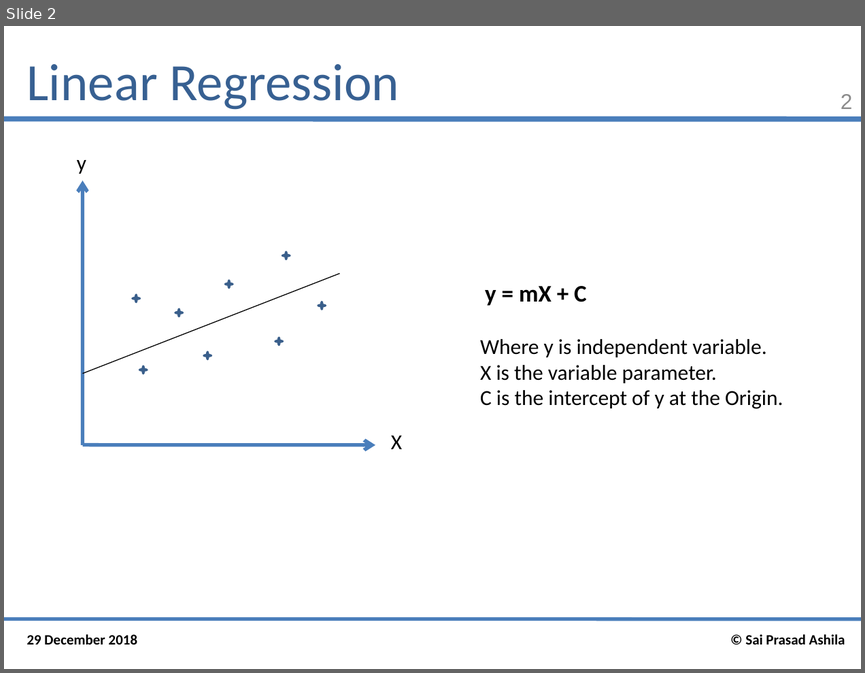
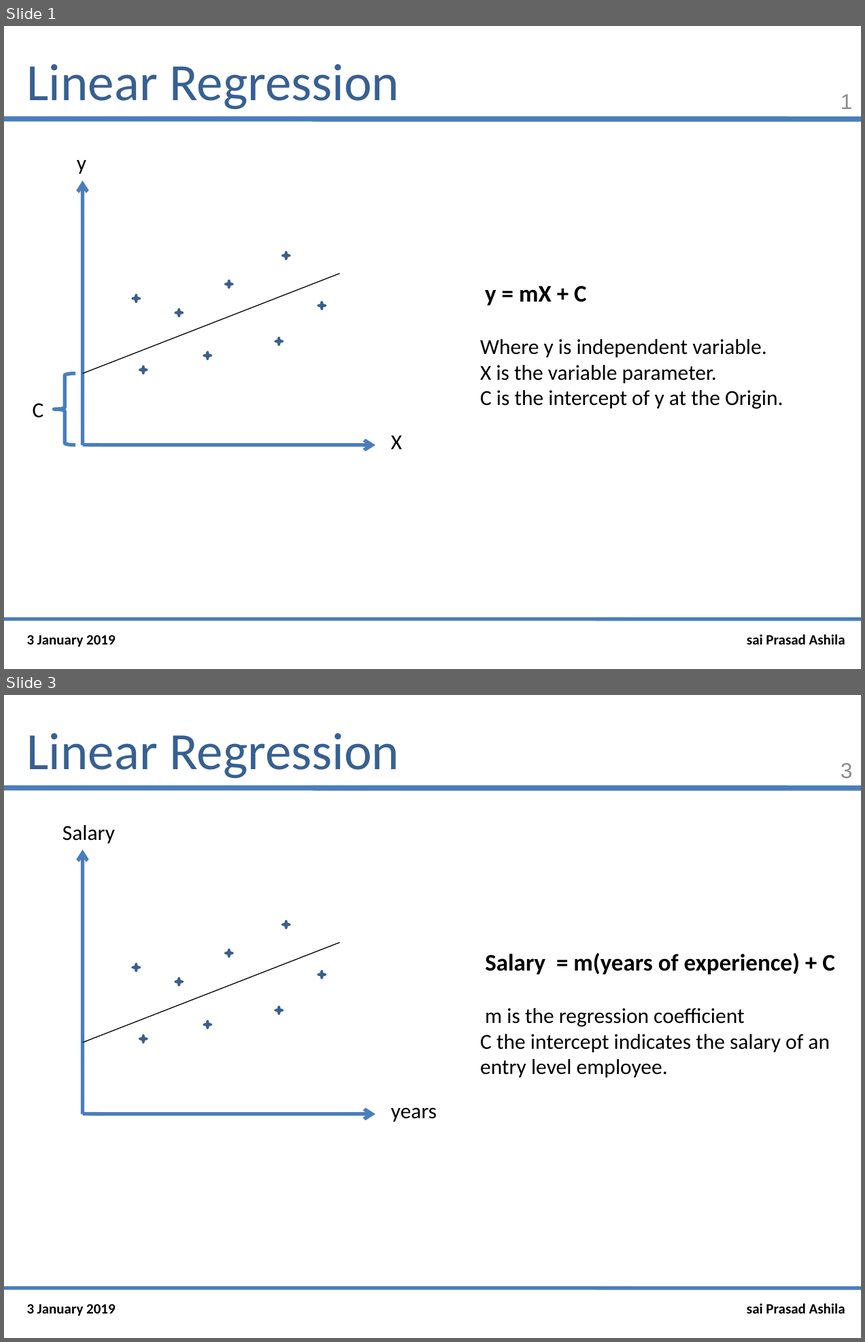
Before and after one commit to saiprasad94/DataSciencePython, a slide deck: Linear_Regression/Linear_Regression.pptx. Shown one above the other, each under a label of ours: slide 2 before the commit, slides 1 and 3 after it; the slides between them are not shown. The pictures are 865x673 and 865x1342 pixels, drawn with LibreOffice and Linux fonts; fonts in the diff are those of the drawing. Boxes give left, top, right and bottom in pixels: in the first picture for what was removed or moved away, otherwise in the second. Text is boxed around its words. In the diff, an @@ line names an element or a change of style, - is before the commit and + after.

Commit message:
3rd jan 4:20 am
powerpoint and Code of Linear Regression

```diff
--- a/Linear_Regression/Linear_Regression.pptx
+++ b/Linear_Regression/Linear_Regression.pptx
@@ slide 3 added at <box>4,695,861,1338</box>, background #FFFFFF; not listed: 2 template elements that a slide beside it also shows @@
@@ title added at <box>27,733,399,779</box>, 44 pt, text #376092 @@
+Linear Regression
@@ page number added at <box>840,763,853,778</box>, 18 pt, text #8C8C8C @@
+3
@@ text added at <box>62,825,115,843</box>, 18 pt, text #000000 @@
+Salary
@@ arrow added from (83, 1114) to (83, 849), #4B7EBC 3 pt @@
@@ star added at <box>283,921,290,928</box>, fill #4F81BD, outline #3A5F8C 2 pt @@
@@ line added from (83, 1042) to (340, 943), #000000 0.75 pt @@
@@ star added at <box>225,949,232,956</box>, fill #4F81BD, outline #3A5F8C 2 pt @@
@@ text added at <box>480,953,835,1077</box>, 18 pt, text #000000 @@
+Salary = m(years of experience) + C
+m is the regression coefficient
+C the intercept indicates the salary of an entry level employee.
@@ star added at <box>133,964,139,971</box>, fill #4F81BD, outline #3A5F8C 2 pt @@
@@ star added at <box>175,978,182,985</box>, fill #4F81BD, outline #3A5F8C 2 pt @@
@@ star added at <box>318,971,325,978</box>, fill #4F81BD, outline #3A5F8C 2 pt @@
@@ star added at <box>204,1021,211,1028</box>, fill #4F81BD, outline #3A5F8C 2 pt @@
@@ star added at <box>275,1007,283,1014</box>, fill #4F81BD, outline #3A5F8C 2 pt @@
@@ star added at <box>139,1035,146,1042</box>, fill #4F81BD, outline #3A5F8C 2 pt @@
@@ arrow added from (83, 1114) to (375, 1114), #4B7EBC 3 pt @@
@@ text added at <box>391,1107,436,1121</box>, 18 pt, text #000000 @@
+years
@@ text added at <box>27,1304,115,1316</box>, 12 pt, text #000000, bold @@
+3 January 2019
@@ text added at <box>747,1303,845,1313</box>, 12 pt, text #000000, bold @@
+sai Prasad Ashila
@@ what was slide 2 is now slide 1 @@
@@ slide 1 changed as well @@
@@ page number at <box>840,94,853,109</box>: text changed @@
-2
+1
@@ left brace added at <box>54,373,75,444</box>, outline #4B7EBC 3 pt @@
@@ text added at <box>33,403,44,418</box>, 18 pt, text #000000 @@
+C
@@ text at <box>27,635,115,647</box>: text changed @@
-29 December 2018
+3 January 2019
@@ text at <box>747,634,845,644</box>: text changed @@
-© Sai Prasad Ashila
+sai Prasad Ashila
```
Also in this commit, not shown: 7 other slides added, 1 slide removed, 2 other files.
